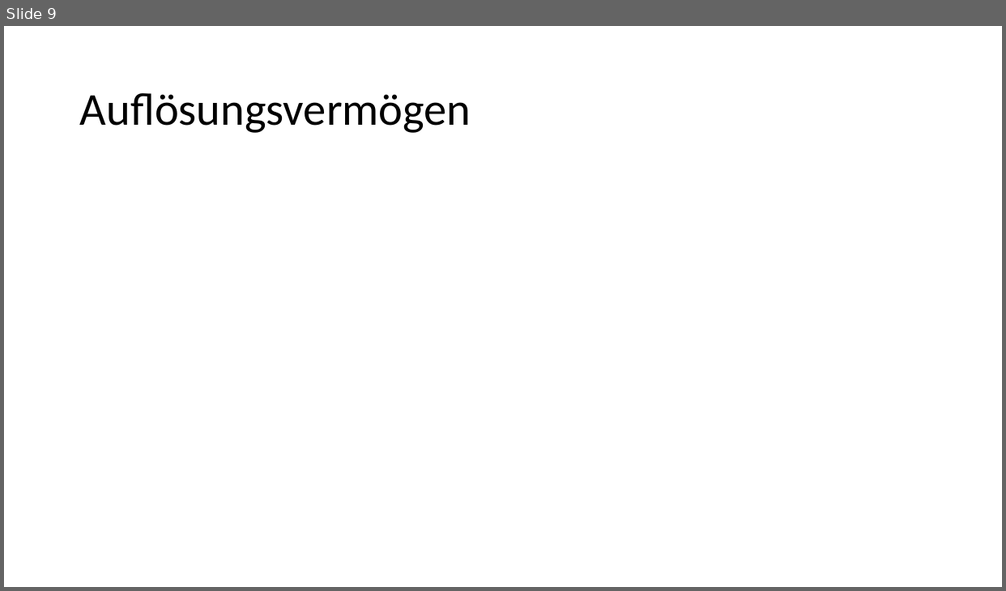
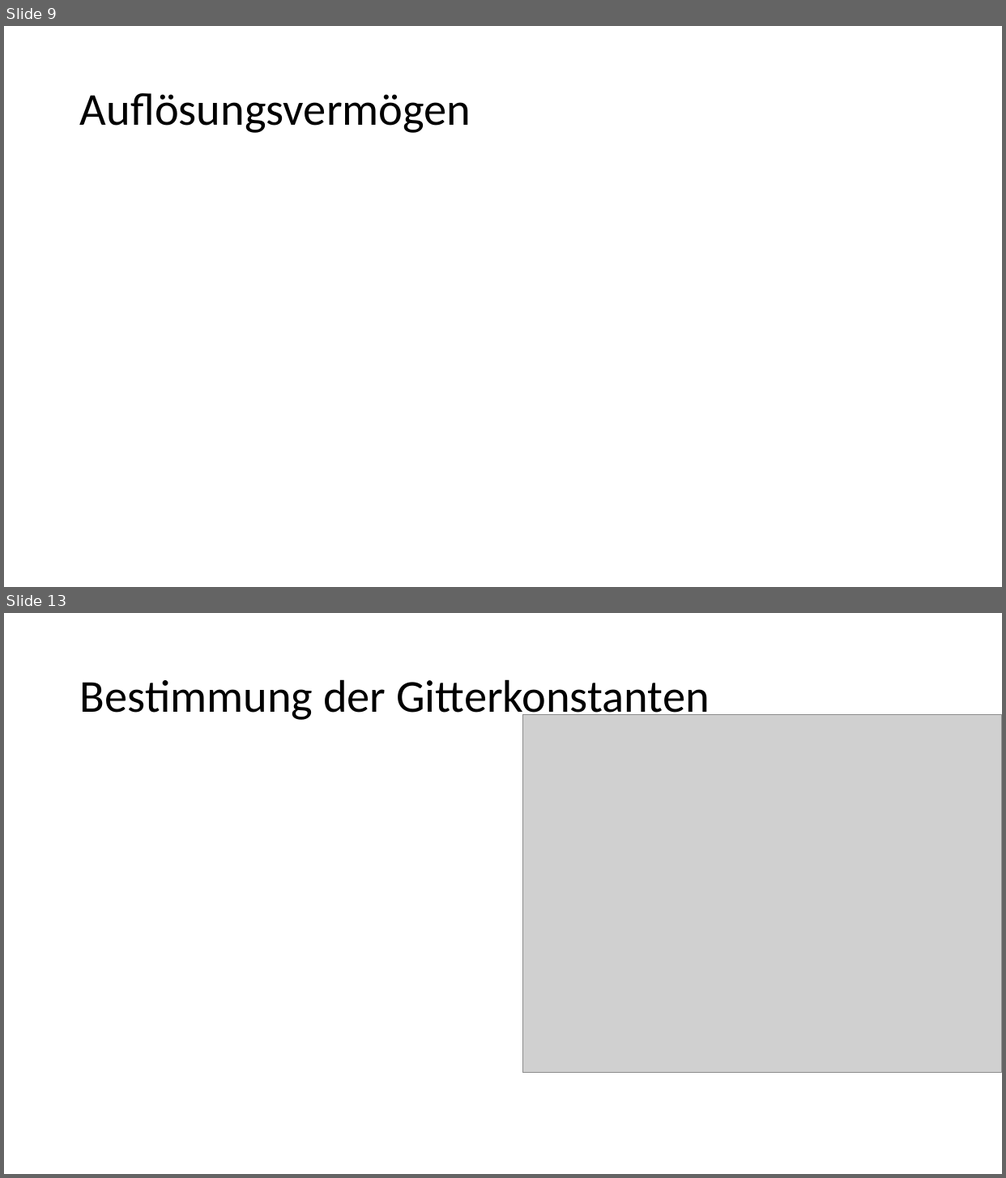
Before and after one commit to thewhitecat/grundpraktikum1, a slide deck: grundpraktikum2/Optik 1/Optik I.pptx. Shown one above the other, each under a label of ours: slide 9 before the commit, slides 9 and 13 after it; the slides between them are not shown. The pictures are 1006x591 and 1006x1178 pixels, drawn with LibreOffice and Linux fonts; fonts in the diff are those of the drawing; grey boxes stand for pictures. Boxes give left, top, right and bottom in pixels: in the first picture for what was removed or moved away, otherwise in the second. Text is boxed around its words. In the diff, an @@ line names an element or a change of style, - is before the commit and + after.

Commit message:
Präsentation Gitter 1. Teil

```diff
--- a/grundpraktikum2/Optik 1/Optik I.pptx
+++ b/grundpraktikum2/Optik 1/Optik I.pptx
@@ slide 13 added at bbox=[4, 613, 1002, 1174], background #FFFFFF @@
@@ title added at bbox=[80, 679, 710, 722], 44 pt, text #000000 @@
+Bestimmung der Gitterkonstanten
@@ picture added at bbox=[522, 715, 1002, 1072] @@
```
Also in this commit, not shown: 3 other slides added.
